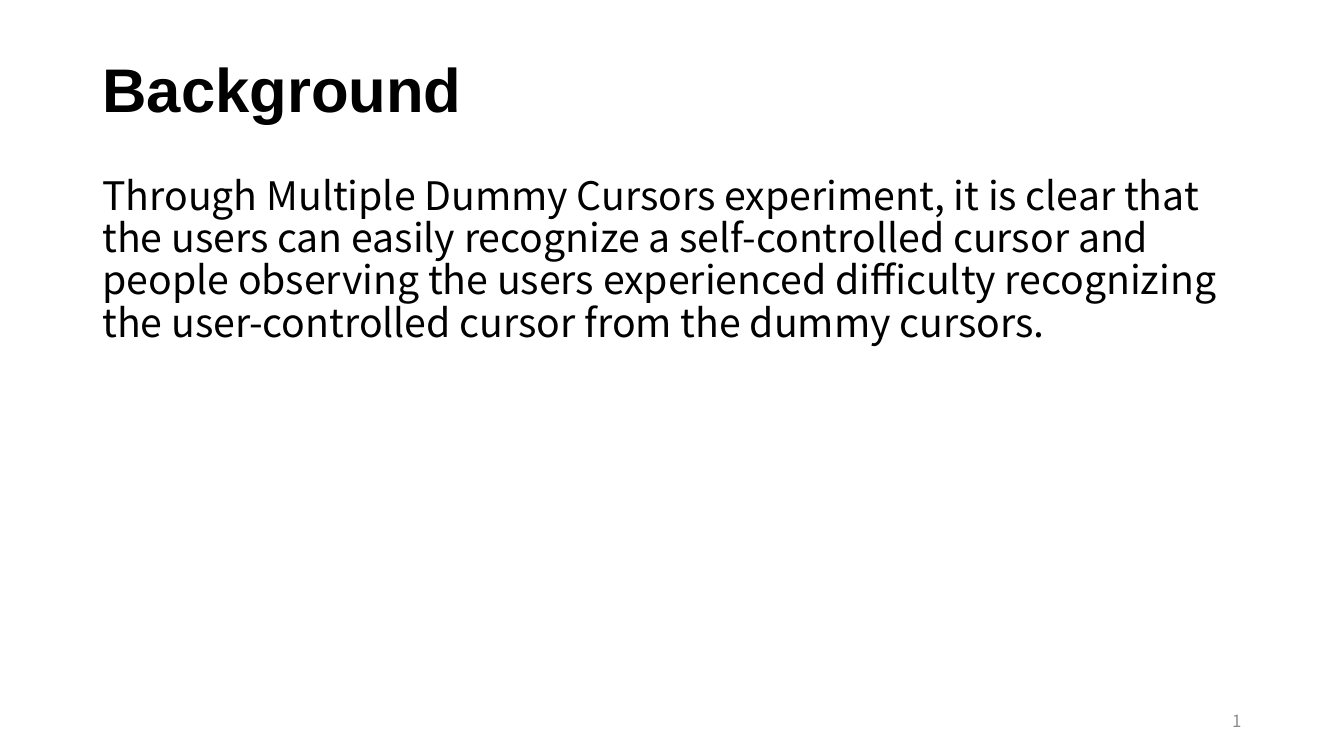
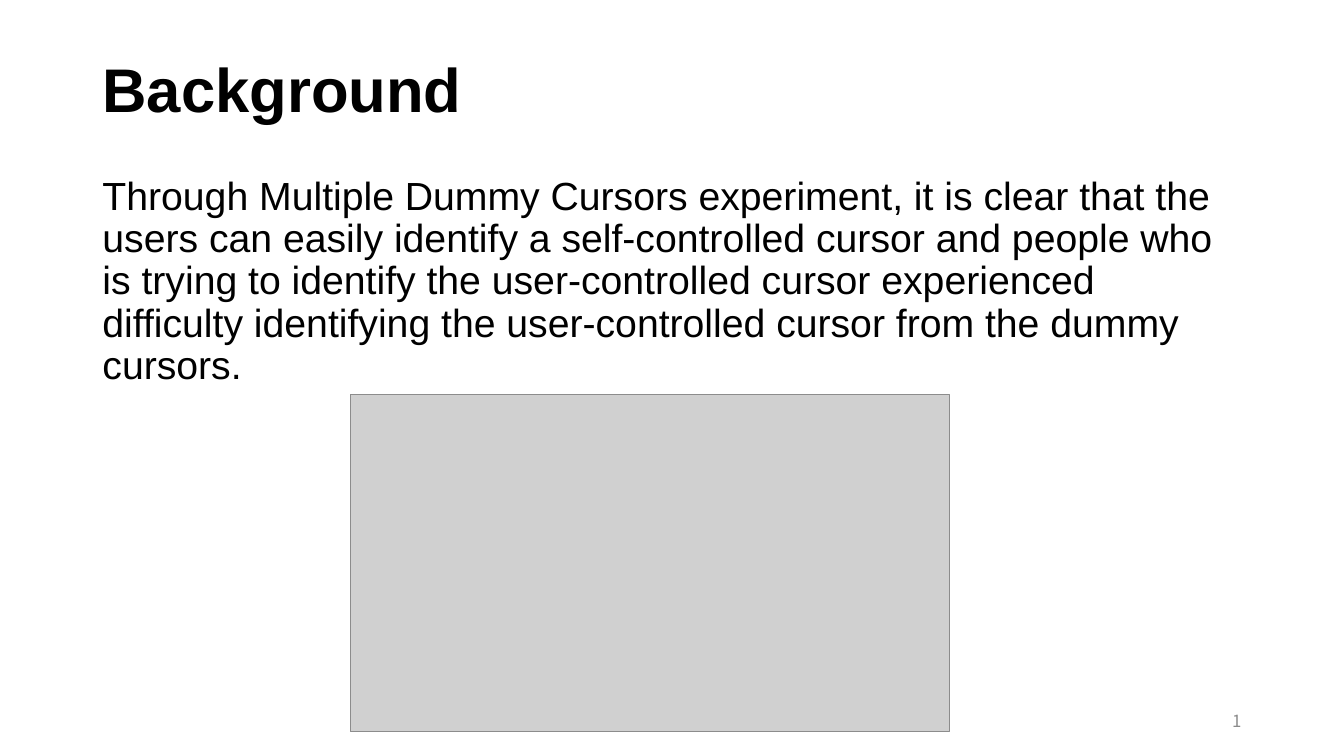
Before and after one commit to reimiogi/EnglishReport, a slide deck: slide 2 of english_mid.pptx. Drawn at 1344x756 pixels with LibreOffice and Linux fonts; fonts in the diff are those of the drawing; grey boxes stand for pictures. Boxes give left, top, right and bottom in pixels: in the first picture for what was removed or moved away, otherwise in the second. Text is boxed around its words. In the diff, an @@ line names an element or a change of style, - is before the commit and + after.

```diff
--- a/english_mid.pptx
+++ b/english_mid.pptx
@@ text at (102,181,1212,380): text changed; font Noto Sans CJK JP to Arial @@
-Through Multiple Dummy Cursors experiment, it is clear that the users can easily recognize a self-controlled cursor and people observing the users experienced difficulty recognizing the user-controlled cursor from the dummy cursors.
+Through Multiple Dummy Cursors experiment, it is clear that the users can easily identify a self-controlled cursor and people who is trying to identify the user-controlled cursor experienced difficulty identifying the user-controlled cursor from the dummy cursors.
@@ picture added at (350,395,949,732) @@
```
Also in this commit, not shown: 4 other slides changed, 1 slide added, 1 slide removed, 3 other files.
